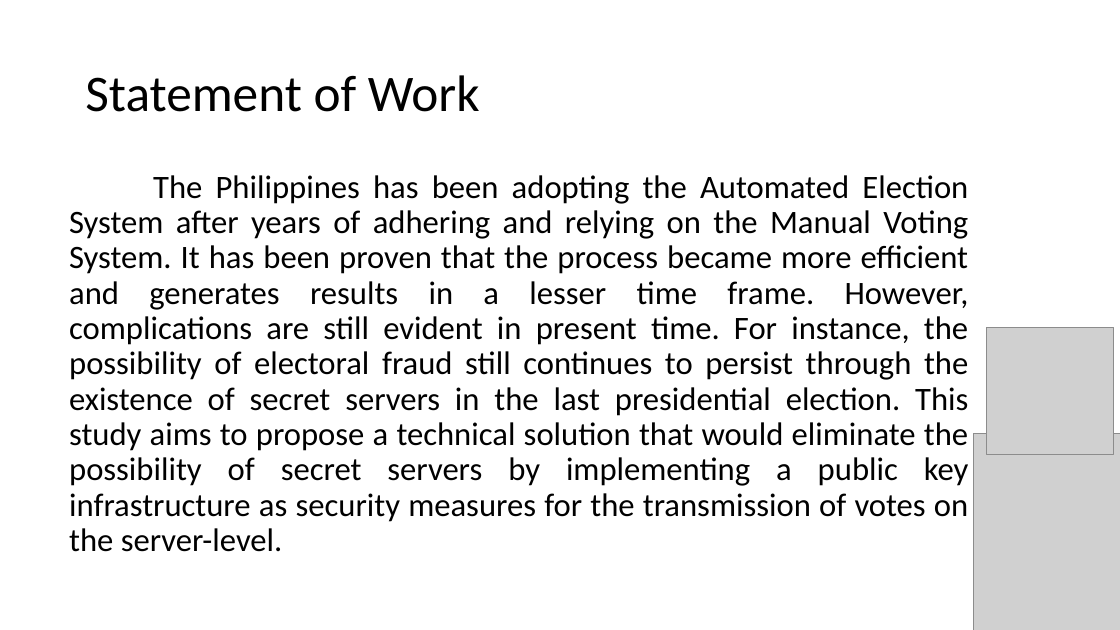
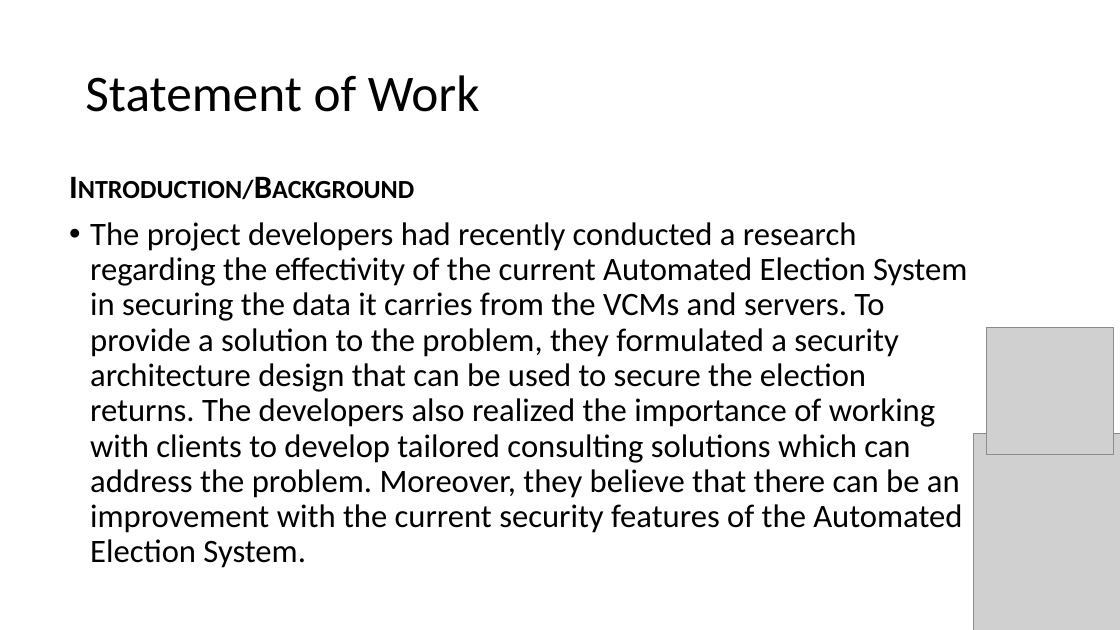
Before and after one commit to seans888/Project---Automate-Election, a slide deck: slide 21 of Documentation/Research Paper/AES ppt presentation.pptx. Drawn at 1120x630 pixels with LibreOffice and Linux fonts; fonts in the diff are those of the drawing; grey boxes stand for pictures. Boxes give left, top, right and bottom in pixels: in the first picture for what was removed or moved away, otherwise in the second. Text is boxed around its words. In the diff, an @@ line names an element or a change of style, - is before the commit and + after.

```diff
--- a/Documentation/Research Paper/AES ppt presentation.pptx
+++ b/Documentation/Research Paper/AES ppt presentation.pptx
@@ text at [90, 222, 967, 568]: text changed @@
-The Philippines has been adopting the Automated Election System after years of adhering and relying on the Manual Voting System. It has been proven that the process became more efficient and generates results in a lesser time frame. However, complications are still evident in present time. For instance, the possibility of electoral fraud still continues to persist through the existence of secret servers in the last presidential election. This study aims to propose a technical solution that would eliminate the possibility of secret servers by implementing a public key infrastructure as security measures for the transmission of votes on the server-level.
+Introduction/Background
+• The project developers had recently conducted a research regarding the effectivity of the current Automated Election System in securing the data it carries from the VCMs and servers. To provide a solution to the problem, they formulated a security architecture design that can be used to secure the election returns. The developers also realized the importance of working with clients to develop tailored consulting solutions which can address the problem. Moreover, they believe that there can be an improvement with the current security features of the Automated Election System.
```
Also in this commit, not shown: 6 slides added, 4 other files.
